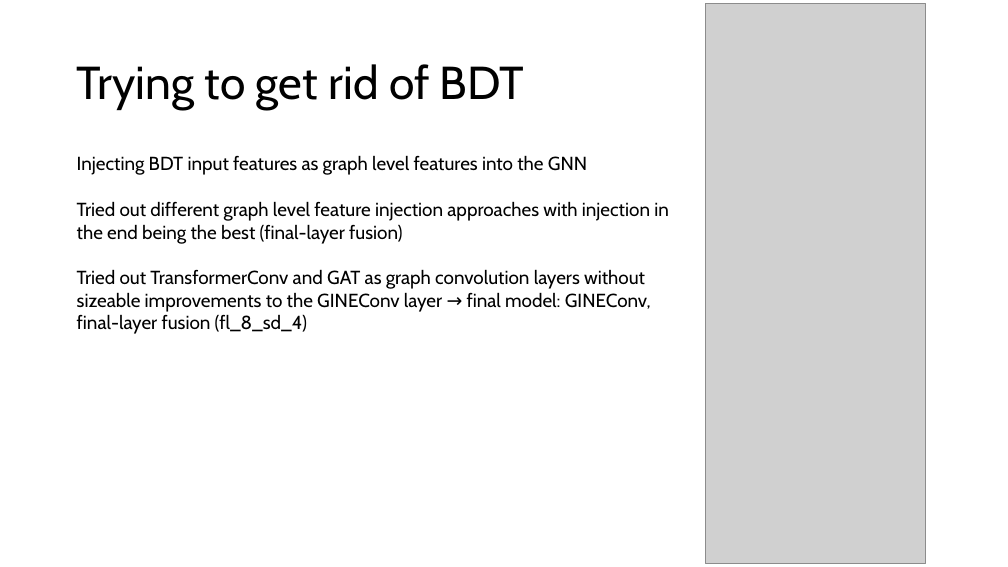
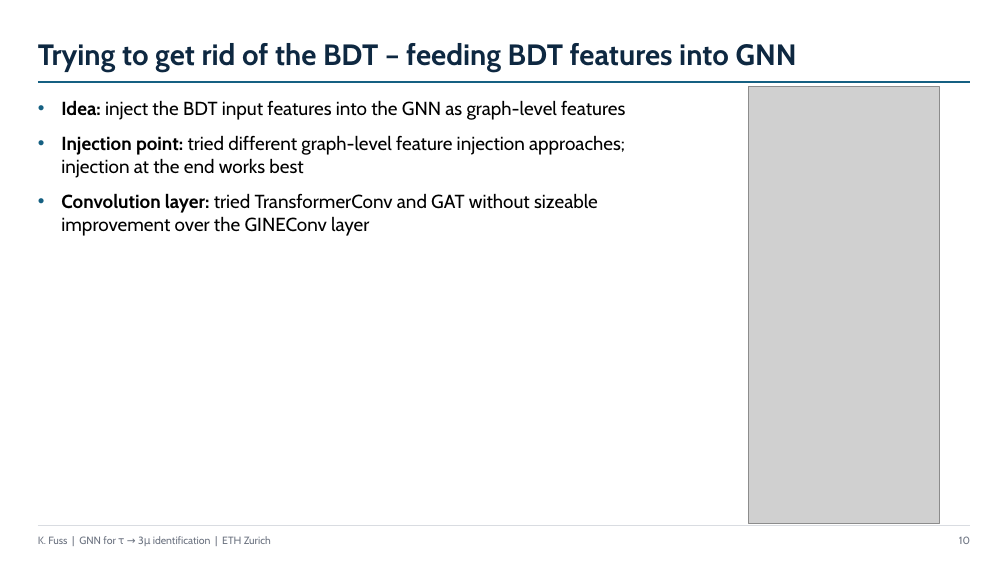
Before and after one commit to KaitoFuss/Tau3Mu_GNN, a slide deck: slide 10 of Tau3Mu_2nd_Presentation.pptx (slide 8 before the commit). Drawn at 1008x567 pixels with LibreOffice and Linux fonts; fonts in the diff are those of the drawing; grey boxes stand for pictures. Boxes give left, top, right and bottom in pixels: in the first picture for what was removed or moved away, otherwise in the second. Text is boxed around its words. In the diff, an @@ line names an element or a change of style, - is before the commit and + after.

```diff
--- a/Tau3Mu_2nd_Presentation.pptx
+++ b/Tau3Mu_2nd_Presentation.pptx
@@ title "Trying to get rid of ..." at box(38, 43, 797, 72): vertical alignment middle to bottom @@
@@ title at box(38, 43, 797, 72): text changed; size 44 to 28 pt; text colour #000000 to #0E2841; bold on @@
-Trying to get rid of BDT
+Trying to get rid of the BDT – feeding BDT features into GNN
@@ line added from (38, 82) to (970, 82), #156082 1.25 pt @@
@@ picture: place and size @@
-picture at box(706, 4, 926, 564)
+picture at box(748, 87, 940, 524)
@@ text at box(61, 100, 625, 236): text changed @@
-Injecting BDT input features as graph level features into the GNN
-Tried out different graph level feature injection approaches with injection in the end being the best (final-layer fusion)
-Tried out TransformerConv and GAT as graph convolution layers without sizeable improvements to the GINEConv layer → final model: GINEConv, final-layer fusion (fl_8_sd_4)
+• Idea: inject the BDT input features into the GNN as graph-level features
+• Injection point: tried different graph-level feature injection approaches; injection at the end works best
+• Convolution layer: tried TransformerConv and GAT without sizeable improvement over the GINEConv layer
@@ line added from (38, 525) to (970, 525), #D9DCE1 0.5 pt @@
@@ text added at box(38, 536, 271, 544), 10 pt, text #6B7280 @@
+K. Fuss | GNN for τ → 3μ identification | ETH Zurich
@@ page number added at box(959, 536, 970, 544), 10 pt, text #6B7280 @@
+10
```
Also in this commit, not shown: 17 other slides changed, 8 slides added, 4 slides removed, 1 other file.
